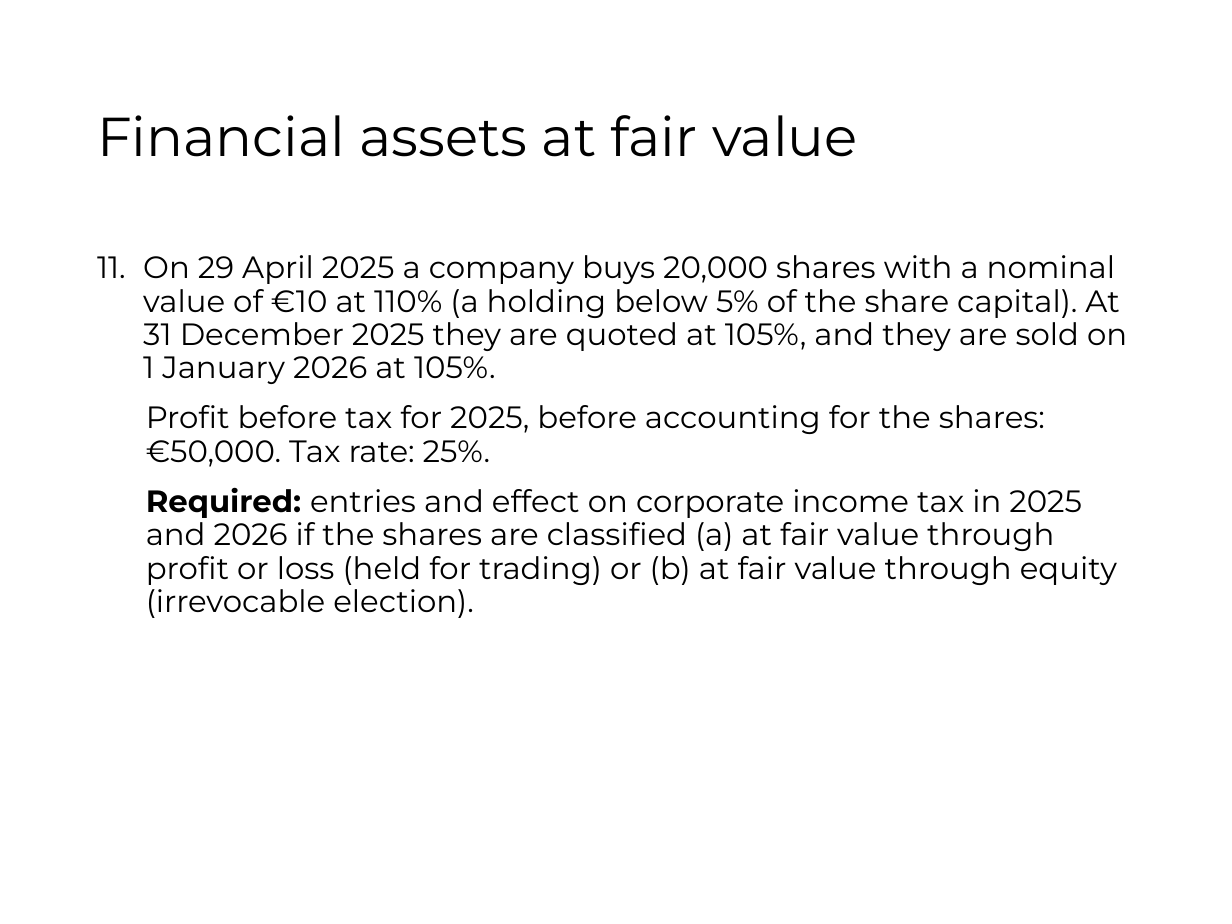
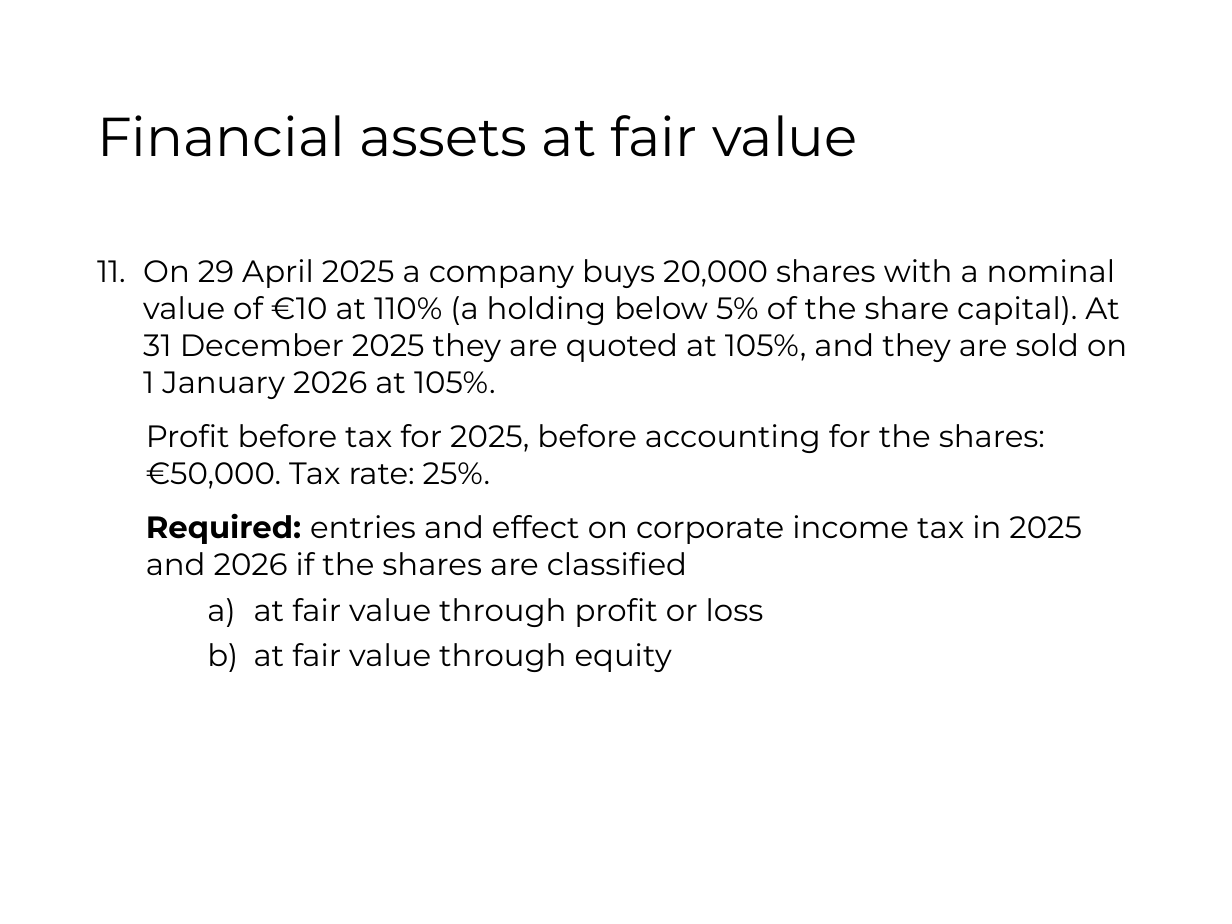
Before and after one commit to jorgegallud-boop/FSA, a slide deck: slide 6 of source-pptx/03-4 Slides annex.pptx. Drawn at 1232x924 pixels with LibreOffice and Linux fonts; fonts in the diff are those of the drawing. Boxes give left, top, right and bottom in pixels: in the first picture for what was removed or moved away, otherwise in the second. Text is boxed around its words. In the diff, an @@ line names an element or a change of style, - is before the commit and + after.

```diff
--- a/source-pptx/03-4 Slides annex.pptx
+++ b/source-pptx/03-4 Slides annex.pptx
@@ text at <box>143,259,1127,489</box>: line spacing 0.9 to 1 @@
@@ text at <box>146,513,1082,672</box>: text changed @@
-Required: entries and effect on corporate income tax in 2025 and 2026 if the shares are classified (a) at fair value through profit or loss (held for trading) or (b) at fair value through equity (irrevocable election).
+Required: entries and effect on corporate income tax in 2025 and 2026 if the shares are classified
+  a) at fair value through profit or loss
+  b) at fair value through equity
```
Also in this commit, not shown: 1 other slide changed, 4 other files.
